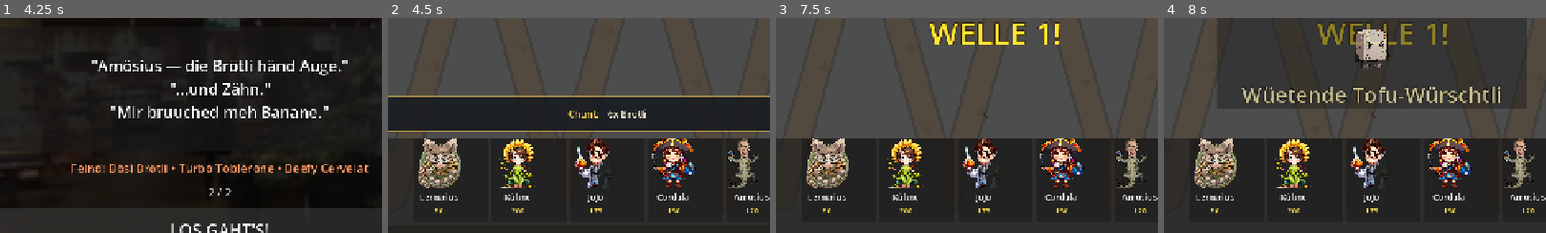
Above: before the commit, frames 1-4 (left to right).
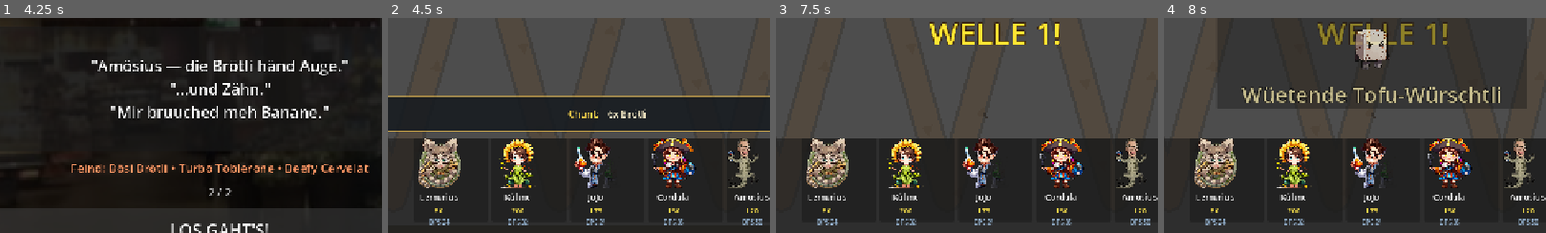
Above: after the commit, the same moments.

Repository: jgschobel/Tower-Defense-Game
Game: Godot game, scene res://scenes/ui/main_menu.tscn
Two runs of this game, one before a commit and one after it. Both use one fixed random seed, a clock stepped at 60 frames per second and the inputs below. The engine's default icon, where the game draws it, is replaced by a stand-in: a white triangle on a blue panel in a dark square.
Inputs:
- Up to frame 1 (4.25 s): click "RAUBZUG STARTE" at 0.5 s; click "1. Migros Affoltern - Gang vo…" at 1.25 s; click "Tippä zum wiiterläse…" at 2 s; click "Wiiter ›" at 2.75 s; click "Tippä zum wiiterläse…" at 3.5 s
- Up to frame 2 (4.5 s): click "LOS GAHT'S!" at 4.25 s
- Up to frame 3 (7.5 s): click "1x" at 5 s; click "2x" at 5.75 s; click "3x" at 6.5 s; click "AUTO" at 7.25 s
- Up to frame 4 (8 s): no input
The pictures show only the part of the screen within x 21-71%, y 42-92%; the shares and areas given below are measured in that part.

Frame 1 is identical in both runs. In frame 2, 0.5% of the frame differs, in the area x 10-98%, y 93-97%; in frame 3, 0.5%; in frame 4, 0.5%.

Commit message:
feat(content): new Tofu-Schwarm enemy + shop DPS preview
**Tofu-Schwarm (swarm)** — new enemy type added to the roster:
- 18 HP, 190 speed, 0 armor, 4g reward
- Drawn as a nervous white tofu cube with darting eyes and a
  sweat drop
- Lore entry in scripts/systems/lore.gd
- Wired into L4 wave 7 (mid-level surprise) and L5 across
  multiple waves (40 in wave 2, 25 in wave 4, 30 in wave 7,
  30 more in the dual-boss finale)
- Compact name "Tofu" in the next-wave preview panel

The swarm fills a design gap: low individual HP but overwhelming
density. Tests the splash tower's worth. Replaces basic-heavy
filler in L5 waves 2/7 for more variety.

**Shop DPS preview** — each tower shop button now shows a small
"DPS X" line below the cost in soft blue. Computes
damage × attack_speed at base stats (tier 0). Gives the player a
glanceable power-per-coin metric before committing to a buy.

Diff:
--- /dev/null
+++ b/resources/enemy_data/swarm.tres
@@ -0,0 +1,17 @@
+[gd_resource type="Resource" script_class="EnemyData" load_steps=2 format=3]
+
+[ext_resource type="Script" path="res://scripts/enemies/enemy_data.gd" id="1"]
+
+[resource]
+script = ExtResource("1")
+id = "swarm"
+display_name = "Tofu-Schwarm"
+friend_character_id = "enemy_swarm"
+max_health = 18.0
+move_speed = 190.0
+armor = 0.0
+gold_reward = 4
+base_color = Color(0.95, 0.95, 0.85, 1)
+scale_factor = 0.9
+is_flying = false
+heals_nearby = false
--- a/resources/level_data/level_4.tres
+++ b/resources/level_data/level_4.tres
@@ -16,7 +16,7 @@
 	{"groups": [{"enemy_id": "tank", "count": 5, "spawn_delay": 1.0}, {"enemy_id": "fast", "count": 10, "spawn_delay": 0.35}]},
 	{"groups": [{"enemy_id": "healer", "count": 4, "spawn_delay": 0.9}, {"enemy_id": "flying", "count": 8, "spawn_delay": 0.4}, {"enemy_id": "basic", "count": 10, "spawn_delay": 0.5}]},
 	{"groups": [{"enemy_id": "tank", "count": 7, "spawn_delay": 0.8}, {"enemy_id": "healer", "count": 5, "spawn_delay": 0.7}]},
-	{"groups": [{"enemy_id": "fast", "count": 20, "spawn_delay": 0.25}, {"enemy_id": "flying", "count": 10, "spawn_delay": 0.4}]},
+	{"groups": [{"enemy_id": "fast", "count": 20, "spawn_delay": 0.25}, {"enemy_id": "flying", "count": 10, "spawn_delay": 0.4}, {"enemy_id": "swarm", "count": 25, "spawn_delay": 0.2}]},
 	{"groups": [{"enemy_id": "flying", "count": 14, "spawn_delay": 0.35}, {"enemy_id": "tank", "count": 4, "spawn_delay": 1.0}, {"enemy_id": "healer", "count": 3, "spawn_delay": 0.9}]},
 	{"groups": [{"enemy_id": "tank", "count": 8, "spawn_delay": 0.7}, {"enemy_id": "healer", "count": 6, "spawn_delay": 0.7}, {"enemy_id": "fast", "count": 12, "spawn_delay": 0.35}]},
 	{"groups": [{"enemy_id": "boss", "count": 2, "spawn_delay": 6.0}, {"enemy_id": "tank", "count": 5, "spawn_delay": 1.0}, {"enemy_id": "flying", "count": 10, "spawn_delay": 0.4}, {"enemy_id": "healer", "count": 4, "spawn_delay": 0.8}]}
--- a/resources/level_data/level_5.tres
+++ b/resources/level_data/level_5.tres
@@ -11,15 +11,15 @@
 starting_lives = 18
 waves = [
 	{"groups": [{"enemy_id": "fast", "count": 25, "spawn_delay": 0.3}]},
-	{"groups": [{"enemy_id": "basic", "count": 22, "spawn_delay": 0.35}, {"enemy_id": "flying", "count": 6, "spawn_delay": 0.6}]},
+	{"groups": [{"enemy_id": "swarm", "count": 40, "spawn_delay": 0.18}]},
 	{"groups": [{"enemy_id": "tank", "count": 7, "spawn_delay": 0.9}, {"enemy_id": "healer", "count": 4, "spawn_delay": 0.7}]},
-	{"groups": [{"enemy_id": "flying", "count": 18, "spawn_delay": 0.3}, {"enemy_id": "fast", "count": 12, "spawn_delay": 0.35}]},
+	{"groups": [{"enemy_id": "flying", "count": 18, "spawn_delay": 0.3}, {"enemy_id": "swarm", "count": 25, "spawn_delay": 0.2}]},
 	{"groups": [{"enemy_id": "tank", "count": 6, "spawn_delay": 0.7}, {"enemy_id": "healer", "count": 5, "spawn_delay": 0.6}, {"enemy_id": "basic", "count": 14, "spawn_delay": 0.4}]},
 	{"groups": [{"enemy_id": "boss", "count": 1, "spawn_delay": 0.5}, {"enemy_id": "fast", "count": 15, "spawn_delay": 0.3}]},
-	{"groups": [{"enemy_id": "flying", "count": 20, "spawn_delay": 0.3}, {"enemy_id": "healer", "count": 6, "spawn_delay": 0.6}, {"enemy_id": "tank", "count": 5, "spawn_delay": 0.9}]},
+	{"groups": [{"enemy_id": "flying", "count": 20, "spawn_delay": 0.3}, {"enemy_id": "healer", "count": 6, "spawn_delay": 0.6}, {"enemy_id": "swarm", "count": 30, "spawn_delay": 0.18}]},
 	{"groups": [{"enemy_id": "tank", "count": 10, "spawn_delay": 0.6}, {"enemy_id": "healer", "count": 8, "spawn_delay": 0.5}]},
 	{"groups": [{"enemy_id": "boss", "count": 2, "spawn_delay": 4.0}, {"enemy_id": "tank", "count": 6, "spawn_delay": 0.8}, {"enemy_id": "flying", "count": 12, "spawn_delay": 0.35}]},
-	{"groups": [{"enemy_id": "boss", "count": 3, "spawn_delay": 5.0}, {"enemy_id": "tank", "count": 8, "spawn_delay": 0.7}, {"enemy_id": "fast", "count": 20, "spawn_delay": 0.25}, {"enemy_id": "healer", "count": 6, "spawn_delay": 0.6}]}
+	{"groups": [{"enemy_id": "boss", "count": 3, "spawn_delay": 5.0}, {"enemy_id": "tank", "count": 8, "spawn_delay": 0.7}, {"enemy_id": "fast", "count": 20, "spawn_delay": 0.25}, {"enemy_id": "healer", "count": 6, "spawn_delay": 0.6}, {"enemy_id": "swarm", "count": 30, "spawn_delay": 0.15}]}
 ]
 background_color = Color(0.9, 0.85, 0.7, 1)
 path_color = Color(0.7, 0.5, 0.2, 1)
--- a/scripts/enemies/base_enemy.gd
+++ b/scripts/enemies/base_enemy.gd
@@ -307,6 +307,17 @@
 			draw_circle(Vector2(5, -3) * s, 2.5, Color.WHITE)
 			draw_circle(Vector2(-5, -3) * s, 1.2, Color.BLACK)
 			draw_circle(Vector2(5, -3) * s, 1.2, Color.BLACK)
+		"swarm":
+			# Tofu-Würfli — tiny white cube with nervous eyes
+			draw_rect(Rect2(Vector2(-9, -9) * s, Vector2(18, 18) * s), c, true)
+			draw_rect(Rect2(Vector2(-9, -9) * s, Vector2(18, 18) * s), Color(0.6, 0.6, 0.5), false, 1.5)
+			# Nervous darting eyes (left-biased)
+			draw_circle(Vector2(-3, -2) * s, 2.0, Color.WHITE)
+			draw_circle(Vector2(3, -2) * s, 2.0, Color.WHITE)
+			draw_circle(Vector2(-4, -2) * s, 1.0, Color.BLACK)
+			draw_circle(Vector2(2, -2) * s, 1.0, Color.BLACK)
+			# Sweat drop for extra panic
+			draw_circle(Vector2(6, 2) * s, 1.2, Color(0.5, 0.8, 1.0, 0.8))
 		"fast":
 			# Toblerone - triangular chocolate bar
 			var tri := PackedVector2Array([
--- a/scripts/systems/lore.gd
+++ b/scripts/systems/lore.gd
@@ -82,6 +82,7 @@
 }
 
 const ENEMY_LORE := {
+	"swarm": "Tofu-Schwarm — Chliini Tofu-Würfli wo i Rudel marschiered. Einzeln harmlos, zäme en echti Bedrohig. Härdi Viganer füegend immer meh derzue.",
 	"basic": "Bösi Brötli — Es verfluechts Brötli mit Guggelauge und ere schlechte Laune. Marschiert langsam aber i grusige Zahl. No warm vom Ofe.",
 	"fast": "Turbo Toblerone — En Schoggistange bsässe vo Schwiizer Präzision und Koffein. Rast dure d'Gäng mit gföhrlicher Gschwindigkeit. Spitzigi Ecke.",
 	"tank": "Beefy Cervelat — D'Nationalwurscht vo de Schwiiz, jetzt 3 Meter lang und gpanzeret i ihrem eigene Darm. Langsam aber nöd z'stoppe. Rücht unglaublich.",
--- a/scripts/ui/hud.gd
+++ b/scripts/ui/hud.gd
@@ -267,6 +267,17 @@
 		vbox.add_child(cost_label)
 		_cost_labels.append(cost_label)
 
+		# DPS preview line — damage × attack_speed. Gives the player a
+		# glanceable "power per coin" metric before buying.
+		var dps_label := Label.new()
+		var base_dps: float = td.damage * td.attack_speed
+		dps_label.text = "DPS %.0f" % base_dps
+		dps_label.horizontal_alignment = HORIZONTAL_ALIGNMENT_CENTER
+		dps_label.add_theme_font_size_override("font_size", 10)
+		dps_label.add_theme_color_override("font_color", Color(0.7, 0.85, 1.0, 0.85))
+		dps_label.mouse_filter = Control.MOUSE_FILTER_IGNORE
+		vbox.add_child(dps_label)
+
 		btn.add_child(vbox)
 		tower_shop.add_child(btn)
 
@@ -525,6 +536,7 @@
 		"tank": return "Cervelat"
 		"healer": return "Dr.Rivella"
 		"flying": return "Fondue"
+		"swarm": return "Tofu"
 		"boss": return "M-TÜÜFEL"
 		_: return enemy_id.capitalize()
 
